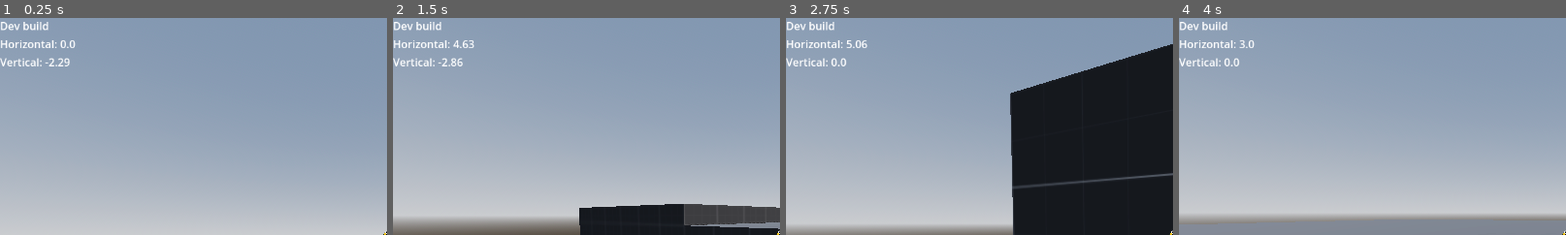
Above: before the commit, frames 1-4 (left to right).
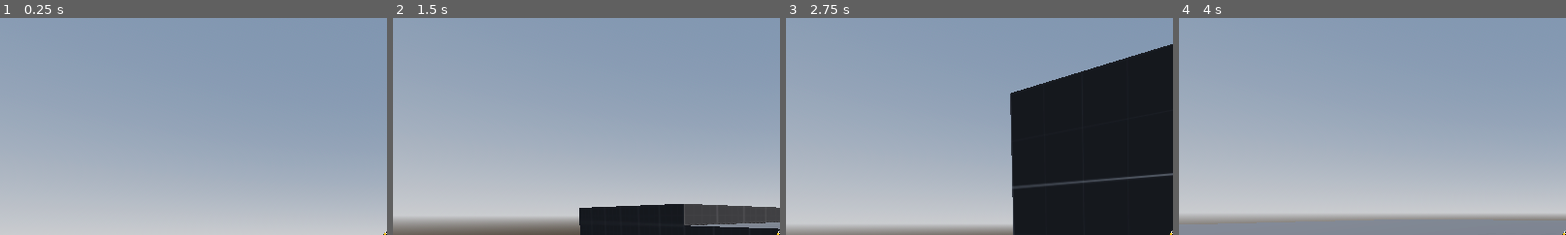
Above: after the commit, the same moments.

Repository: Kollyr552/gracelike
Game: Godot game, scene res://src/world.tscn
Same seed, same stepped clock (60 frames per second), same inputs: the game is played once before the commit and once after it.
Inputs (mouse positions are % of the whole screen's width and height, from its top left):
- Up to frame 1 (0.25 s): no input
- Up to frame 2 (1.5 s): move the mouse to (72, 45) at 0.52 s; hold D (move_right) 0.53-1.28 s; hold Middle mouse button (change_mouse_capture) 0.53-1.28 s; click (72, 45) at 0.67 s; tap Space (move_jump) at 0.77 s; move the mouse to (45, 50) at 1.27 s; hold W (move_forward) from 1.28 s (still down); tap Shift (move_crouch) at 1.35 s
- Up to frame 3 (2.75 s): keep holding W (move_forward); tap Space (move_jump) at 1.52 s; move the mouse to (52, 48) at 2.02 s; hold Right mouse button (move_run) from 2.03 s (still down)
- Up to frame 4 (4 s): keep holding W (move_forward); move the mouse to (49, 52) at 2.77 s; release Right mouse button (move_run) at 2.78 s; tap Middle mouse button (change_mouse_capture) at 2.85 s; click (49, 52) at 2.92 s; tap Space (move_jump) at 3.02, 3.77 s; move the mouse to (57, 51) at 3.52 s; hold Shift (move_crouch) from 3.53 s (still down)
The pictures show only the part of the screen within x 0-50%, y 0-50%; the shares and areas given below are measured in that part.

The runs differ from the first frame. In frame 1, 0.9% of the frame differs, in the area x 0-20%, y 1-23%; in frame 2, 0.9%, in the area x 0-22%, y 1-23%; in frame 3, 0.9%; in frame 4, 0.9%.

Commit message:
debug panel

Diff:
--- a/project.godot
+++ b/project.godot
@@ -14,6 +14,10 @@
 run/main_scene="uid://dn2yh2p0udqvv"
 config/features=PackedStringArray("4.4", "Mobile")
 config/icon="res://assets/icon.svg"
+
+[autoload]
+
+Global="*res://src/global.gd"
 
 [file_customization]
 
@@ -64,6 +68,11 @@
 "events": [Object(InputEventMouseButton,"resource_local_to_scene":false,"resource_name":"","device":-1,"window_id":0,"a …(253 unchanged characters)…
 ]
 }
+debug_openpanel={
+"deadzone": 0.2,
+"events": [Object(InputEventKey,"resource_local_to_scene":false,"resource_name":"","device":-1,"window_id":0,"alt_pressed":false,"shift_pressed":false,"ctrl_pressed":false,"meta_pressed":false,"pressed":false,"keycode":0,"physical_keycode":4194332,"key_label":0,"unicode":0,"location":0,"echo":false,"script":null)
+]
+}
 
 [layer_names]
 
--- /dev/null
+++ b/src/debug_panel.gd
@@ -0,0 +1,23 @@
+class_name DebugPanel extends PanelContainer
+
+@export var property_container: VBoxContainer
+
+func _ready() -> void:
+	visible = false
+
+	Global.debug_panel = self
+
+func _input(event: InputEvent) -> void:
+	if event.is_action_pressed("debug_openpanel"):
+		visible = !visible
+
+func update_property(title: String, value, list_order: int=0):
+	var property
+	property = property_container.find_child(title, false, false)
+	if not property:
+		property = Label.new()
+		property_container.add_child(property)
+		property.name = title
+	elif visible: #+if property
+		property.text = title + ": " + str(value)
+		property_container.move_child(property, list_order)
--- /dev/null
+++ b/src/global.gd
@@ -0,0 +1,3 @@
+extends Node
+
+var debug_panel: DebugPanel
--- a/src/player.gd
+++ b/src/player.gd
@@ -92,7 +92,9 @@
 
 	move_and_slide()
 
-	$CanvasLayer.set_speed_labels(velocity)
+	Global.debug_panel.update_property("Horizontal Velocity", "%.3f" % get_horizontal_velocity().length(), 1)
+	Global.debug_panel.update_property("Vertical Velocity", "%.3f" % velocity.y, 2)
+	Global.debug_panel.update_property("Action", Action.keys()[action], 3)
 
 func _process(delta: float) -> void:
 
--- a/src/player.tscn
+++ b/src/player.tscn
@@ -1,8 +1,8 @@
 [gd_scene load_steps=7 format=3 uid="uid://e3s7ugqu28e5"]
 
 [ext_resource type="Script" uid="uid://bvvgxlchgu7v" path="res://src/player.gd" id="1_lowyb"]
-[ext_resource type="Script" uid="uid://cypo1l302q6g1" path="res://src/player_hud.gd" id="2_bktlc"]
 [ext_resource type="Texture2D" uid="uid://cmjyxg2obay3e" path="res://assets/steamhappy.png" id="2_gmfve"]
+[ext_resource type="Script" uid="uid://b7o7uht4qjj0q" path="res://src/debug_panel.gd" id="3_bktlc"]
 [ext_resource type="Script" uid="uid://h1tg8yv48qbw" path="res://src/view_bob.gd" id="3_ehvfd"]
 
 [sub_resource type="CapsuleShape3D" id="CapsuleShape3D_rc2ur"]
@@ -22,7 +22,6 @@
 camera_crouch_speed = 12.0
 
 [node name="CanvasLayer" type="CanvasLayer" parent="."]
-script = ExtResource("2_bktlc")
 
 [node name="CenterContainer" type="CenterContainer" parent="CanvasLayer"]
 anchors_preset = 15
@@ -37,21 +36,31 @@
 texture = ExtResource("2_gmfve")
 expand_mode = 1
 
-[node name="VBoxContainer" type="VBoxContainer" parent="CanvasLayer"]
+[node name="MarginContainer" type="MarginContainer" parent="CanvasLayer"]
 offset_right = 40.0
 offset_bottom = 40.0
+theme_override_constants/margin_left = 5
+theme_override_constants/margin_top = 5
 
-[node name="DevBuild" type="Label" parent="CanvasLayer/VBoxContainer"]
+[node name="DebugPanel" type="PanelContainer" parent="CanvasLayer/MarginContainer" node_paths=PackedStringArray("property_container")]
+custom_minimum_size = Vector2(350, 0)
+layout_mode = 2
+script = ExtResource("3_bktlc")
+property_container = NodePath("MarginContainer/VBoxContainer")
+
+[node name="MarginContainer" type="MarginContainer" parent="CanvasLayer/MarginContainer/DebugPanel"]
+layout_mode = 2
+theme_override_constants/margin_left = 10
+theme_override_constants/margin_top = 10
+theme_override_constants/margin_right = 10
+theme_override_constants/margin_bottom = 10
+
+[node name="VBoxContainer" type="VBoxContainer" parent="CanvasLayer/MarginContainer/DebugPanel/MarginContainer"]
+layout_mode = 2
+
+[node name="DevBuild" type="Label" parent="CanvasLayer/MarginContainer/DebugPanel/MarginContainer/VBoxContainer"]
 layout_mode = 2
 text = "Dev build"
-
-[node name="HSpeedLabel" type="Label" parent="CanvasLayer/VBoxContainer"]
-unique_name_in_owner = true
-layout_mode = 2
-
-[node name="VSpeedLabel" type="Label" parent="CanvasLayer/VBoxContainer"]
-unique_name_in_owner = true
-layout_mode = 2
 
 [node name="TallCollision" type="CollisionShape3D" parent="."]
 transform = Transform3D(1, 0, 0, 0, 1, 0, 0, 0, 1, 0, 1, 0)
Not shown, added: src/debug_panel.gd.uid
Not shown, added: src/global.gd.uid
